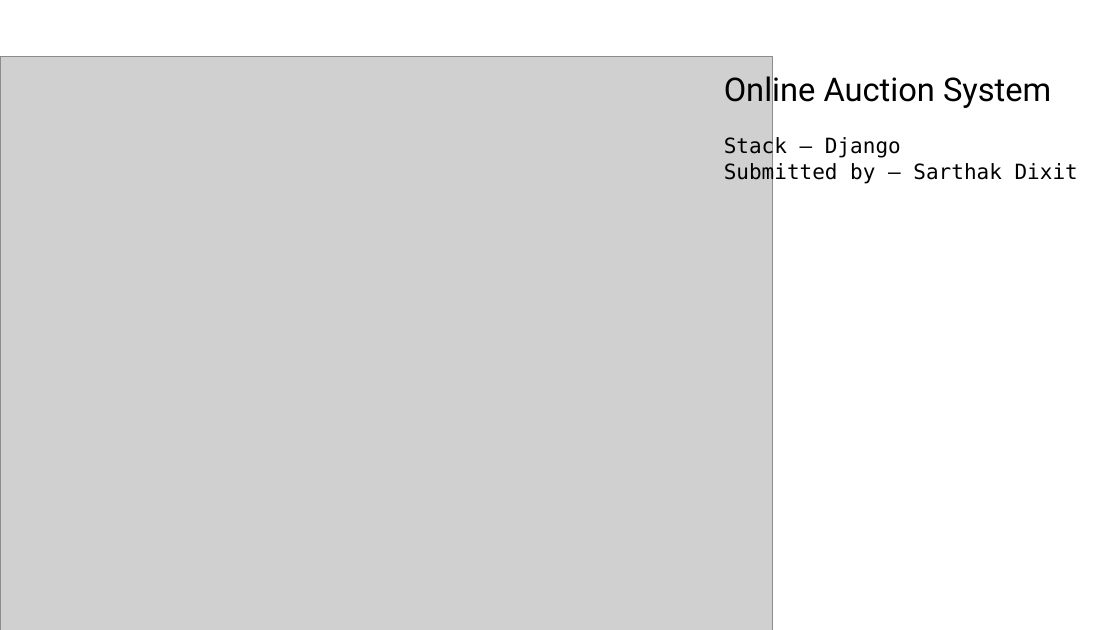
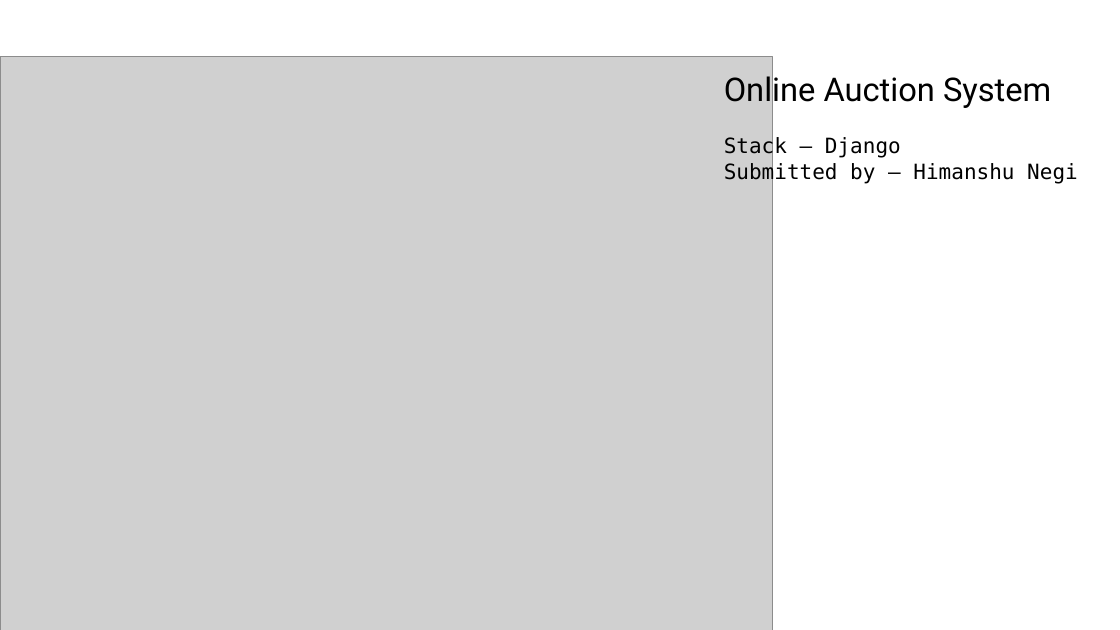
Before and after one commit to hmmmanshu/AuctionHouse, a slide deck: slide 1 of Presentation.pptx. Drawn at 1120x630 pixels with LibreOffice and Linux fonts; fonts in the diff are those of the drawing; grey boxes stand for pictures. Boxes give left, top, right and bottom in pixels: in the first picture for what was removed or moved away, otherwise in the second. Text is boxed around its words. In the diff, an @@ line names an element or a change of style, - is before the commit and + after.

Commit message:
Fixes

```diff
--- a/Presentation.pptx
+++ b/Presentation.pptx
@@ text at (724,162,1078,184): text changed @@
-Submitted by – Sarthak Dixit
+Submitted by – Himanshu Negi
```
